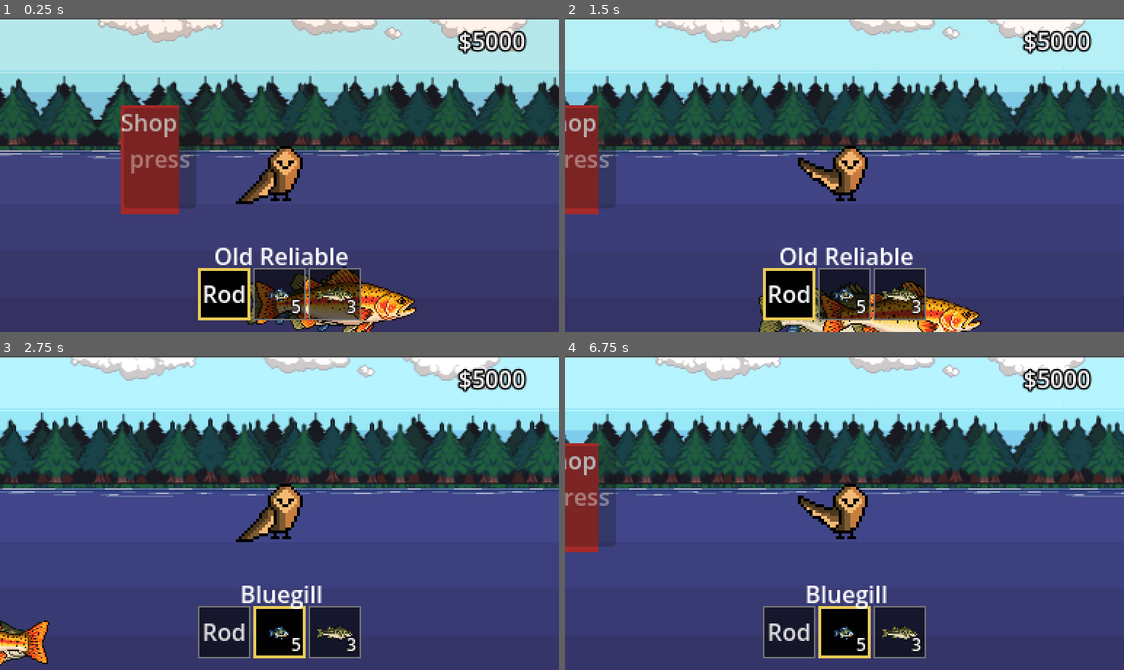
Above: before the commit, frames 1-4 (two rows, left to right).
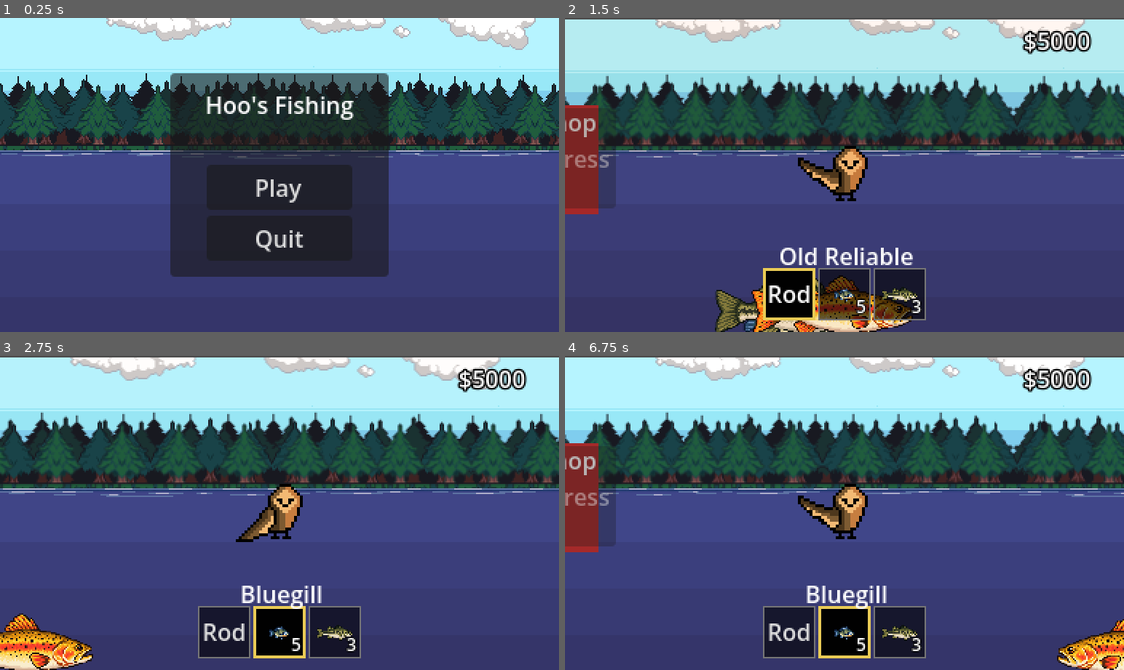
Above: after the commit, the same moments.

Repository: JuanPablo-29/Hoos-Fishing
Game: Godot game, scene res://scenes/main_menu.tscn
The game is run twice, just before and just after one commit, with the same random seed, the same clock (stepped at 60 frames per second) and the same inputs. Before the commit the project starts from res://scenes/MainGame.tscn.
Inputs (mouse positions are in pixels of both pictures, inside the frame that each line leads up to):
- Up to frame 1 (0.25 s): no input
- Up to frame 2 (1.5 s): click (844, 187) at 0.5 s, where only the run after the commit has a clickable "Play"; tap Enter (ui_accept) at 1.25 s; move the mouse to (967, 159) at 1.27 s; hold Right (move_right) from 1.28 s (still down); tap 1 (hotbar_0) at 1.35 s; click (967, 159) at 1.42 s
- Up to frame 3 (2.75 s): tap Enter (ui_accept) at 1.52, 2.27 s; move the mouse to (167, 528) at 2.02 s; release Right (move_right) at 2.03 s; hold Down (move_down) from 2.03 s (still down); tap 2 (hotbar_1) at 2.1 s
- Up to frame 4 (6.75 s): move the mouse to (900, 443) at 2.77 s; release Down (move_down) at 2.78 s; hold Right (move_right) 2.78-3.53 s; tap 3 (hotbar_2) at 2.85, 5.1 s; move the mouse to (816, 575) at 3.52 s; hold Up (move_up) 3.53-4.28 s; tap 1 (hotbar_0) at 3.6, 5.85 s; click (816, 575) at 3.67 s; tap Enter (ui_accept) at 3.77, 4.25, 4.52, 5.27, 6.5 s; move the mouse to (1012, 560) at 4.27 s; hold Left (move_left) 4.28-5.78 s; tap 2 (hotbar_1) at 4.35, 6.6 s; move the mouse to (676, 465) at 5.02 s; move the mouse to (872, 513) at 5.77 s; hold Down (move_down) 5.78-6.53 s; click (872, 513) at 5.92 s; move the mouse to (760, 434) at 6.52 s; hold Right (move_right) from 6.53 s (still down)

The runs differ from the first frame. In frame 1, 41% of the frame differs, in the area x 0-100%, y 0-100%; in frame 2, 4.0%; in frame 3, 2.0%; in frame 4, 1.2%.

Commit message:
Main Menu - Play and Quit buttons

Diff:
--- a/project.godot
+++ b/project.godot
@@ -15,7 +15,7 @@
 [application]
 
 config/name="Hoos Fishing"
-run/main_scene="uid://dwk4clahdqy1c"
+run/main_scene="uid://ommbe8hexae"
 config/features=PackedStringArray("4.7", "GL Compatibility")
 
 [autoload]
--- /dev/null
+++ b/scenes/main_menu.tscn
@@ -0,0 +1,96 @@
+[gd_scene format=3 uid="uid://ommbe8hexae"]
+
+[ext_resource type="Script" uid="uid://bo6ntcy5q00s5" path="res://scripts/main_menu.gd" id="1_ekxnf"]
+[ext_resource type="Texture2D" uid="uid://dttjwxad3imnt" path="res://assets/Background Images/Sky.png" id="2_oa1go"]
+[ext_resource type="Texture2D" uid="uid://bc7rwixdnw1jg" path="res://assets/Background Images/Clouds.png" id="3_tbmy8"]
+[ext_resource type="Texture2D" uid="uid://cfb724j14m1ik" path="res://assets/Background Images/Trees_1.png" id="4_jk1qb"]
+[ext_resource type="Texture2D" uid="uid://dqk72y0xgwsdm" path="res://assets/Background Images/Grass.png" id="5_5dd4i"]
+[ext_resource type="Texture2D" uid="uid://dff7mwntu6tte" path="res://assets/Background Images/Trees_2.png" id="5_lgwnu"]
+[ext_resource type="Texture2D" uid="uid://ddromu3rfu6br" path="res://assets/Background Images/Trees_3.png" id="6_flqon"]
+[ext_resource type="Texture2D" uid="uid://daaerftfr0k8j" path="res://assets/Background Images/Water.png" id="6_lgwnu"]
+[ext_resource type="Texture2D" uid="uid://coa1pu34jelgb" path="res://assets/Background Images/Trees_4.png" id="7_rcqid"]
+
+[node name="MainMenu" type="Control" unique_id=516213816]
+layout_mode = 3
+anchors_preset = 0
+offset_right = 40.0
+offset_bottom = 40.0
+script = ExtResource("1_ekxnf")
+
+[node name="MenuBakcground" type="Node2D" parent="." unique_id=1836733675]
+
+[node name="TextureRect" type="TextureRect" parent="MenuBakcground" unique_id=327157370]
+offset_right = 40.0
+offset_bottom = 40.0
+texture = ExtResource("2_oa1go")
+
+[node name="TextureRect2" type="TextureRect" parent="MenuBakcground" unique_id=1385800519]
+offset_right = 384.0
+offset_bottom = 216.0
+texture = ExtResource("3_tbmy8")
+
+[node name="TextureRect8" type="TextureRect" parent="MenuBakcground" unique_id=264684758]
+offset_right = 384.0
+offset_bottom = 216.0
+texture = ExtResource("7_rcqid")
+
+[node name="TextureRect7" type="TextureRect" parent="MenuBakcground" unique_id=442401183]
+offset_right = 40.0
+offset_bottom = 40.0
+texture = ExtResource("6_flqon")
+
+[node name="TextureRect6" type="TextureRect" parent="MenuBakcground" unique_id=88379359]
+offset_right = 384.0
+offset_bottom = 216.0
+texture = ExtResource("5_lgwnu")
+
+[node name="TextureRect3" type="TextureRect" parent="MenuBakcground" unique_id=331204269]
+offset_right = 384.0
+offset_bottom = 216.0
+texture = ExtResource("4_jk1qb")
+
+[node name="TextureRect4" type="TextureRect" parent="MenuBakcground" unique_id=1357614003]
+offset_right = 40.0
+offset_bottom = 40.0
+texture = ExtResource("5_5dd4i")
+
+[node name="TextureRect5" type="TextureRect" parent="MenuBakcground" unique_id=1023069383]
+offset_right = 40.0
+offset_bottom = 40.0
+texture = ExtResource("6_lgwnu")
+
+[node name="MenuPanel" type="Panel" parent="." unique_id=952515534]
+layout_mode = 0
+offset_left = 117.0
+offset_top = 38.0
+offset_right = 267.0
+offset_bottom = 178.0
+
+[node name="VBoxContainer" type="VBoxContainer" parent="MenuPanel" unique_id=901579294]
+layout_mode = 1
+anchors_preset = 15
+anchor_right = 1.0
+anchor_bottom = 1.0
+grow_horizontal = 2
+grow_vertical = 2
+alignment = 1
+
+[node name="TitleLabel" type="Label" parent="MenuPanel/VBoxContainer" unique_id=1054263274]
+layout_mode = 2
+size_flags_horizontal = 4
+size_flags_vertical = 1
+text = "Hoo's Fishing
+"
+horizontal_alignment = 1
+
+[node name="PlayButton" type="Button" parent="MenuPanel/VBoxContainer" unique_id=1755031984]
+custom_minimum_size = Vector2(100, 30)
+layout_mode = 2
+size_flags_horizontal = 4
+text = "Play"
+
+[node name="QuitButton" type="Button" parent="MenuPanel/VBoxContainer" unique_id=624722439]
+custom_minimum_size = Vector2(100, 0)
+layout_mode = 2
+size_flags_horizontal = 4
+text = "Quit"
--- /dev/null
+++ b/scripts/main_menu.gd
@@ -0,0 +1,11 @@
+extends Control
+
+func _ready() -> void:
+	$MenuPanel/VBoxContainer/PlayButton.pressed.connect(_on_play_pressed)
+	$MenuPanel/VBoxContainer/QuitButton.pressed.connect(_on_quit_pressed)
+
+func _on_play_pressed() -> void:
+	get_tree().change_scene_to_file("res://scenes/MainGame.tscn")
+
+func _on_quit_pressed() -> void:
+	get_tree().quit()
Not shown, added: scripts/main_menu.gd.uid
